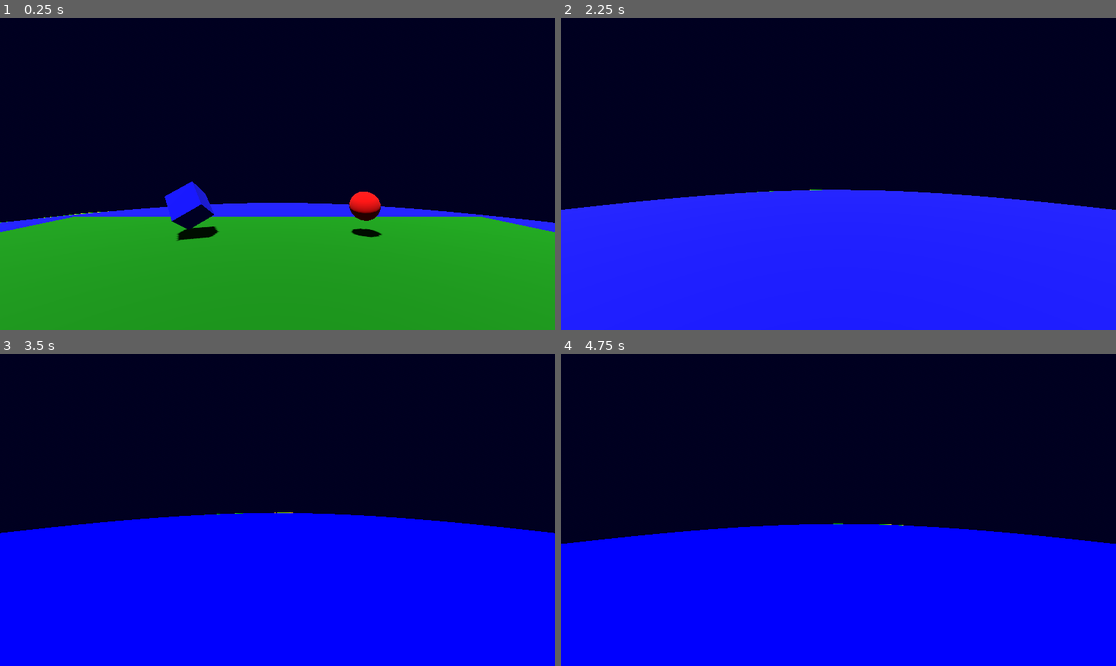
Above: before the commit, frames 1-4 (two rows, left to right).
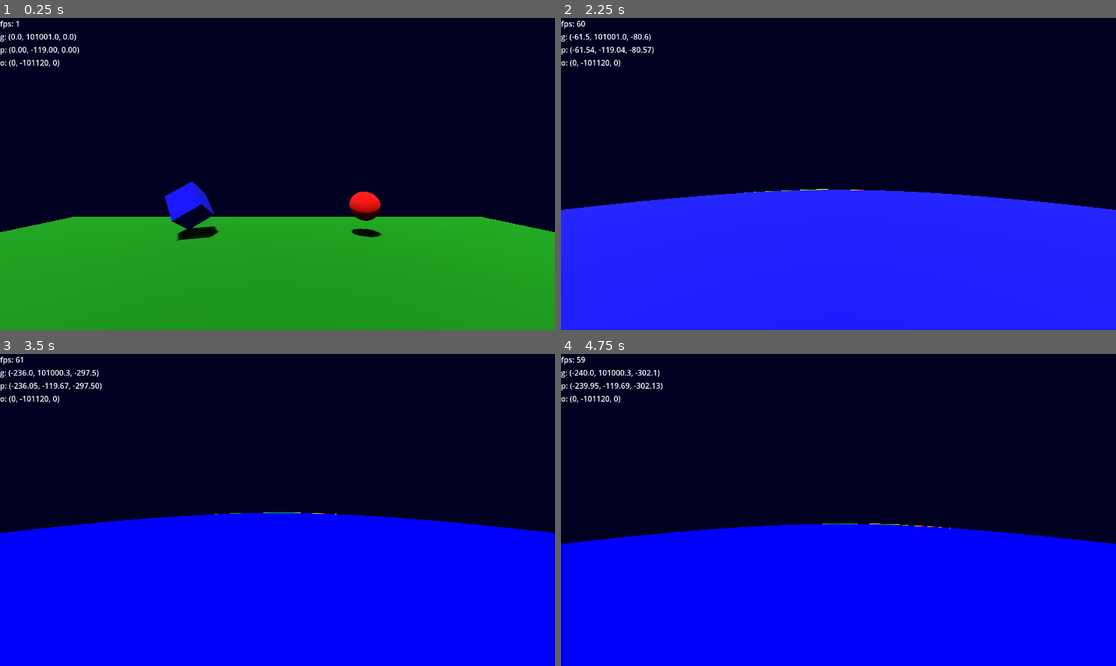
Above: after the commit, the same moments.

Repository: jmdejong/grip
Game: Godot game, scene res://scenes/universe.tscn
The game is run twice, just before and just after one commit, with the same random seed, the same clock (stepped at 60 frames per second) and the same inputs.
Inputs (mouse positions are in pixels of both pictures, inside the frame that each line leads up to):
- Up to frame 1 (0.25 s): no input
- Up to frame 2 (2.25 s): move the mouse to (960, 158) at 0.52 s; hold D (right) 0.53-1.28 s; click (960, 158) at 0.6 s; move the mouse to (810, 174) at 1.27 s; hold W (forwards) from 1.28 s (still down); tap M (mark_position) at 1.35 s; move the mouse to (849, 167) at 2.02 s; hold Shift (sprint) from 2.03 s (still down)
- Up to frame 3 (3.5 s): keep holding W (forwards); move the mouse to (271, 516) at 2.77 s; release Shift (sprint) at 2.78 s; tap P (switch_render) at 2.85 s
- Up to frame 4 (4.75 s): keep holding W (forwards); move the mouse to (877, 513) at 3.52 s; tap G (toggle_gravity) at 3.6 s; move the mouse to (794, 506) at 4.27 s; click (794, 506) at 4.35 s

The runs differ from the first frame. In frame 1, 2.7% of the frame differs, in the area x 0-100%, y 0-69%; in frame 2, 0.5%; in frame 3, 0.5%; in frame 4, 0.6%.

Commit message:
spread mesh generation over multiple frames

Diff:
--- /dev/null
+++ b/code/counters.gd
@@ -0,0 +1,7 @@
+extends VBoxContainer
+
+func _process(_delta: float) -> void:
+	$Fps.text = "fps: {count}".format({"count": Engine.get_frames_per_second()})
+	$GlobalPos.text = "g: %.1v" % (%Player.position - %Origin.position)
+	$Pos.text = "p: %.2v" % %Player.position
+	$Origin.text = "o: %.v" % %Origin.position
--- a/code/face.gd
+++ b/code/face.gd
@@ -9,9 +9,12 @@
 var subfaces = null
 var depth: int
 var resolution: float
-var levels: int = 5
+var levels: int = 4
 var segments: int = 2**levels
 const FaceScene = preload("res://scenes/face.tscn")
+
+var computed_mesh = null
+var build_task_id: int = 0
 
 static func from_points(a: Point, b: Point, c: Point) -> Face:
 	var face: Face = FaceScene.instantiate()
@@ -25,16 +28,12 @@
 	shape = p0.shape
 	depth = max(p0.depth, p1.depth, p2.depth)
 	if $Mesh.mesh == null:
-		$Mesh.mesh = build_mesh()
-	#$Mesh.custom_aabb = AABB(p0.position(), Vector3.ZERO)\
-		#.expand(p1.position())\
-		#.expand(p2.position())\
-		#.expand(p0.pos)\
-		#.expand(p1.pos)\
-		#.expand(p2.pos)
+		build_task_id = TaskQueue.queue_task(depth, func(): computed_mesh = build_mesh())
 	resolution = p1.pos.distance_to(p2.pos) / segments
 	$Mesh.material_override = shape.material
 
+func _exit_tree() -> void:
+	TaskQueue.cancel_task(build_task_id)
 
 func sub_points() -> Dictionary:
 	var subpoints: Dictionary = {}
@@ -125,21 +124,27 @@
 		$SubFaces.add_child(subface)
 
 func _process(_delta: float) -> void:
-	if resolution < shape.min_resolution:
-		return
-
-	var center = global_transform * ((p0.pos + p1.pos + p2.pos)/3.0)
-	var near = (global_transform * p0.pos).distance_to(center) * 2.0
+	if $Mesh.mesh == null && computed_mesh != null:
+		$Mesh.mesh = computed_mesh
+	var center = global_transform * ((p0.position() + p1.position() + p2.position())/3.0)
+	var near = (global_transform * p0.position()).distance_to(center) * 3.0
 	var far = near * 2
 	var cd: float = get_viewport().get_camera_3d().global_position.distance_to(center)
-	var show_sub = cd <= near
-	$Mesh.visible = !show_sub
-	$SubFaces.visible = show_sub
-	if subfaces == null && cd <= near:
-		subfaces = make_subfaces()
-		add_subfaces()
+	if cd <= near && !$SubFaces.visible && resolution >= shape.min_resolution:
+		if subfaces == null && cd <= near:
+			subfaces = make_subfaces()
+			add_subfaces()
+		if subfaces.all(func(subface): return subface.is_initialized()):
+			$Mesh.visible = false
+			$SubFaces.visible = true
+	if cd > near:
+		$Mesh.visible = true
+		$SubFaces.visible = false
 	if subfaces != null && cd > far:
 		remove_subfaces()
+
+func is_initialized() -> bool:
+	return $Mesh.mesh != null
 
 @warning_ignore("shadowed_global_identifier")
 static func randomizef(seed: int) -> float:
--- a/code/planet.gd
+++ b/code/planet.gd
@@ -11,7 +11,7 @@
 @export var height_base: float = 100
 @export var random_weight: float = 1000
 @export var material: Material
-@export var height_multiplier: float = 1
+@export var height_multiplier: float = 2
 @export var min_resolution: float = 0.8
 
 func _enter_tree() -> void:
@@ -75,7 +75,6 @@
 		return gradient.sample(height / gradient_scale)
 
 
-
 const PHI: float = 1.61803398875
 
 func generate_icosahedron():
--- /dev/null
+++ b/code/task_queue.gd
@@ -0,0 +1,33 @@
+extends Node
+
+
+@export var tasks_per_frame: int = 4
+var queues: Array[Array] = []
+var tasks: Dictionary = {}
+
+var next_id: int = 10
+
+func queue_task(priority: int, task: Callable) -> int:
+	var id := next_id
+	next_id += 1
+	while priority >= len(queues):
+		queues.push_back([])
+	queues[priority].push_back(id)
+	tasks[id] = task
+	return id
+
+func cancel_task(id: int) -> void:
+	tasks.erase(id)
+
+func _process(_delta: float) -> void:
+	var i: int = tasks_per_frame
+	for queue in queues:
+		while not queue.is_empty():
+			var task_id = queue.pop_back()
+			if task_id != null && tasks.has(task_id):
+				tasks[task_id].call()
+				tasks.erase(task_id)
+				i -= 1
+				if i <= 0:
+					return
+	assert(tasks.size() == 0)
--- a/code/universe.gd
+++ b/code/universe.gd
@@ -16,8 +16,7 @@
 const reposition_distance: int = 2048 ** 2
 const reposition_snap: int = 2**8
 
-func _physics_process(delta: float) -> void:
-	#$Player.move()
+func _physics_process(_delta: float) -> void:
 	if $Player.position.length_squared() > reposition_distance:
 		reposition()
 		$Player.adjust_direction()
--- a/project.godot
+++ b/project.godot
@@ -14,6 +14,10 @@
 run/main_scene="res://scenes/universe.tscn"
 config/features=PackedStringArray("4.3", "Forward Plus")
 config/icon="res://icon.svg"
+
+[autoload]
+
+TaskQueue="*res://code/task_queue.gd"
 
 [debug]
 
--- a/scenes/face.tscn
+++ b/scenes/face.tscn
@@ -11,4 +11,3 @@
 
 [node name="SubFaces" type="Node3D" parent="."]
 visible = false
-visibility_parent = NodePath("../Mesh")
--- a/scenes/player.tscn
+++ b/scenes/player.tscn
@@ -18,4 +18,4 @@
 
 [node name="Camera3D" type="Camera3D" parent="Head"]
 near = 0.2
-far = 100000.0
+far = 1e+06
--- a/scenes/universe.tscn
+++ b/scenes/universe.tscn
@@ -1,9 +1,10 @@
-[gd_scene load_steps=17 format=3 uid="uid://fhwj7ver7dnj"]
+[gd_scene load_steps=18 format=3 uid="uid://fhwj7ver7dnj"]
 
 [ext_resource type="Script" path="res://code/universe.gd" id="1_fiys1"]
 [ext_resource type="Script" path="res://code/render.gd" id="1_pfgh2"]
 [ext_resource type="PackedScene" uid="uid://c2qiutu84rnwi" path="res://scenes/player.tscn" id="1_u61e3"]
 [ext_resource type="PackedScene" uid="uid://dpdqr75yvrw7" path="res://scenes/planet.tscn" id="2_l5nsi"]
+[ext_resource type="Script" path="res://code/counters.gd" id="3_oewbs"]
 
 [sub_resource type="ProceduralSkyMaterial" id="ProceduralSkyMaterial_uvsn1"]
 sky_top_color = Color(0, 0, 0.133333, 1)
@@ -60,7 +61,29 @@
 camera_attributes = SubResource("CameraAttributesPractical_tg0on")
 script = ExtResource("1_pfgh2")
 
+[node name="Counters" type="VBoxContainer" parent="."]
+offset_right = 40.0
+offset_bottom = 40.0
+script = ExtResource("3_oewbs")
+
+[node name="Fps" type="Label" parent="Counters"]
+layout_mode = 2
+
+[node name="GlobalPos" type="Label" parent="Counters"]
+layout_mode = 2
+
+[node name="Pos" type="Label" parent="Counters"]
+layout_mode = 2
+
+[node name="Origin" type="Label" parent="Counters"]
+layout_mode = 2
+
+[node name="Player" parent="." instance=ExtResource("1_u61e3")]
+unique_name_in_owner = true
+transform = Transform3D(1, 0, 0, 0, 1, 0, 0, 0, 1, 0, 101001, 0)
+
 [node name="Origin" type="Node3D" parent="."]
+unique_name_in_owner = true
 
 [node name="Start" type="Node3D" parent="Origin"]
 transform = Transform3D(1, 0, 0, 0, 1, 0, 0, 0, 1, 0, 101000, 0)
@@ -98,7 +121,3 @@
 
 [node name="Planet" parent="Origin" instance=ExtResource("2_l5nsi")]
 radius = 100000.0
-
-[node name="Player" parent="." instance=ExtResource("1_u61e3")]
-unique_name_in_owner = true
-transform = Transform3D(1, 0, 0, 0, 1, 0, 0, 0, 1, 0, 101001, 0)
